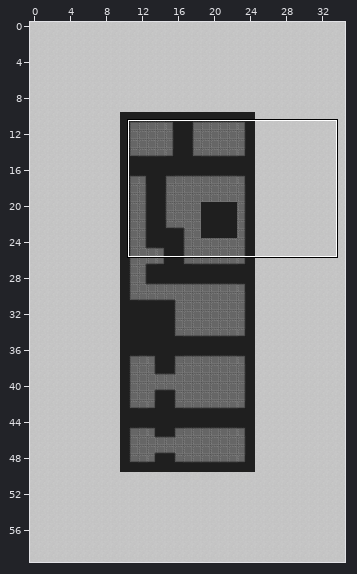
Level history. Tiled map: tools/falcon/map2.tmx. Above, an overview of the earlier version with the close-up marked.
Close-up. Earlier state:
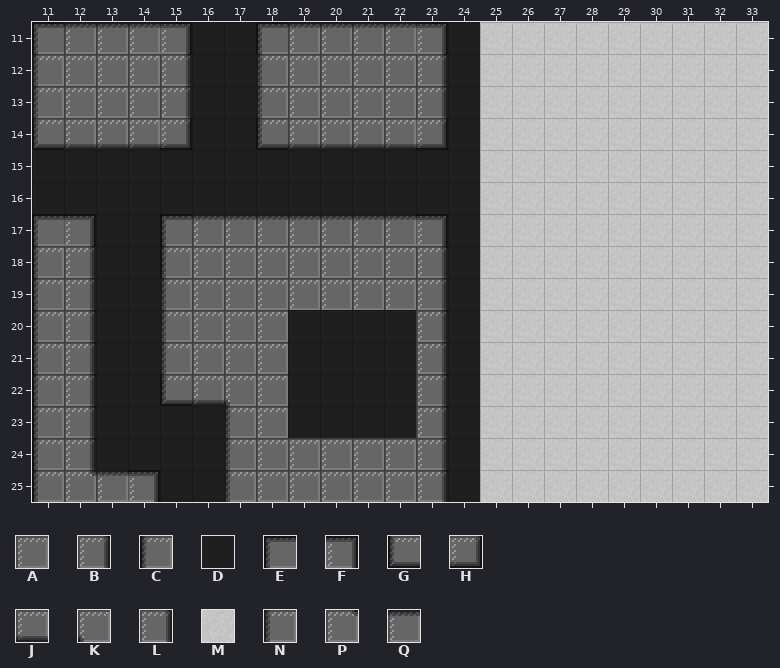
Cells are 32x32 px. Shown: x 11..33, y 11..25. The commit also changed other parts of the map, which this record leaves out.
Key: from "tileset": A 0, B 5, C 7, D 14, E 25, F 26, G 41, H 42, J 82, K 84, L 112, M 114, N 116, P 144, Q 146.
_ is an empty cell, # one hidden under a higher layer.
Layer "Foreground" before, first column x 11:
11 EQQQF##EQQQQF#MMMMMMMMM
12 NAAAL##NAAAAL#MMMMMMMMM
13 NAAAL##NAAAAL#MMMMMMMMM
14 GJJJH##GJJJJH#MMMMMMMMM
15 ##############MMMMMMMMM
16 ##############MMMMMMMMM
17 EF##EQQQQQQQF#MMMMMMMMM
18 CL##CAAAAAAAB#MMMMMMMMM
19 CL##NAAAAAAAL#MMMMMMMMM
20 CB##NAAA####B#MMMMMMMMM
21 CB##NAAA####L#MMMMMMMMM
22 CB##GJKA####B#MMMMMMMMM
23 CB####NA####B#MMMMMMMMM
24 CB####NAAAAAL#MMMMMMMMM
25 CPQF##NAAAAAB#MMMMMMMMM
Layer "Collision" before, first column x 11:
11 _____DD______D_________
12 _____DD______D_________
13 _____DD______D_________
14 _____DD______D_________
15 DDDDDDDDDDDDDD_________
16 DDDDDDDDDDDDDD_________
17 __DD_________D_________
18 __DD_________D_________
19 __DD_________D_________
20 __DD____DDDD_D_________
21 __DD____DDDD_D_________
22 __DD____DDDD_D_________
23 __DDDD__DDDD_D_________
24 __DDDD_______D_________
25 ____DD_______D_________
The same view after the edit:
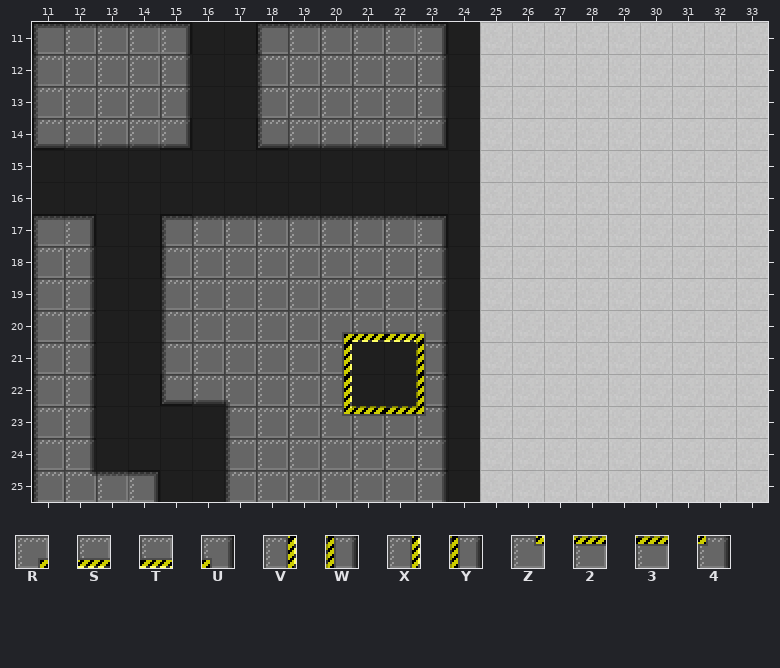
Further tiles: from "tileset": R 17, S 18, T 19, U 20, V 33, W 36, X 49, Y 52, Z 65, 2 66, 3 67, 4 68.
The exact change:
Layer "Foreground":
The author put tile 2 in row 23 at x 21.
The author put tile 3 in row 23 at x 22.
Tile B becomes tile 4 in row 23 at x 23.
The author put tile A in rows 20 to 23 at x 19.
The author put tile R in row 20 at x 20.
The author put tile S in row 20 at x 21.
The author put tile T in row 20 at x 22.
Tile B becomes tile U in row 20 at x 23.
The author put tile V in row 21 at x 20.
Tile L becomes tile W in row 21 at x 23.
The author put tile X in row 22 at x 20.
Tile B becomes tile Y in row 22 at x 23.
The author put tile Z in row 23 at x 20.
Layer "Collision":
The edit erases tile D in row 20 at x 19 to 22; in rows 21 to 22 at x 19 to 20; in row 23 at x 19 to 22.
Changed places in both close-ups, as pixel boxes (x1, y1, x2, y2):
changed: (288, 310, 448, 438)
